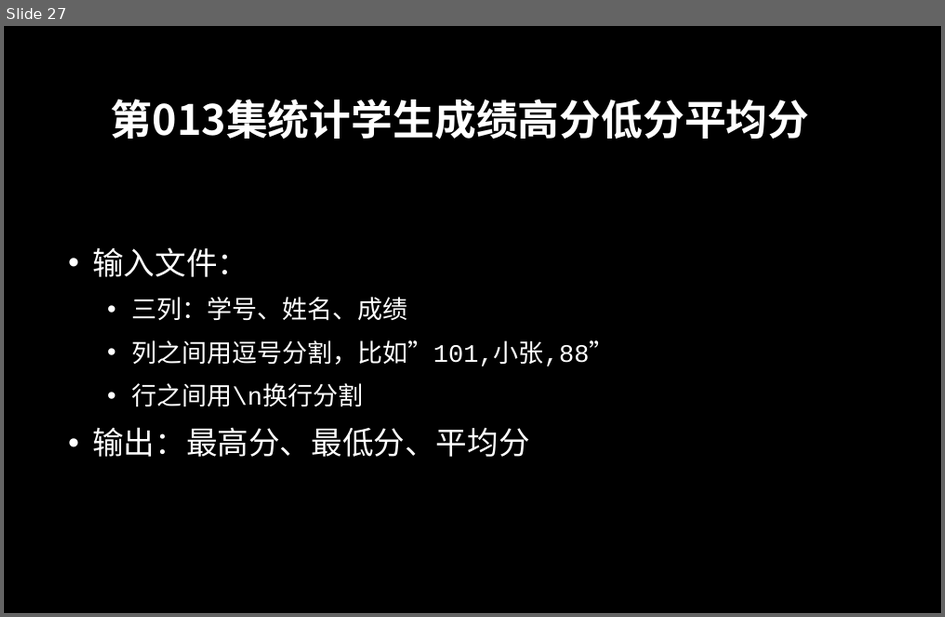
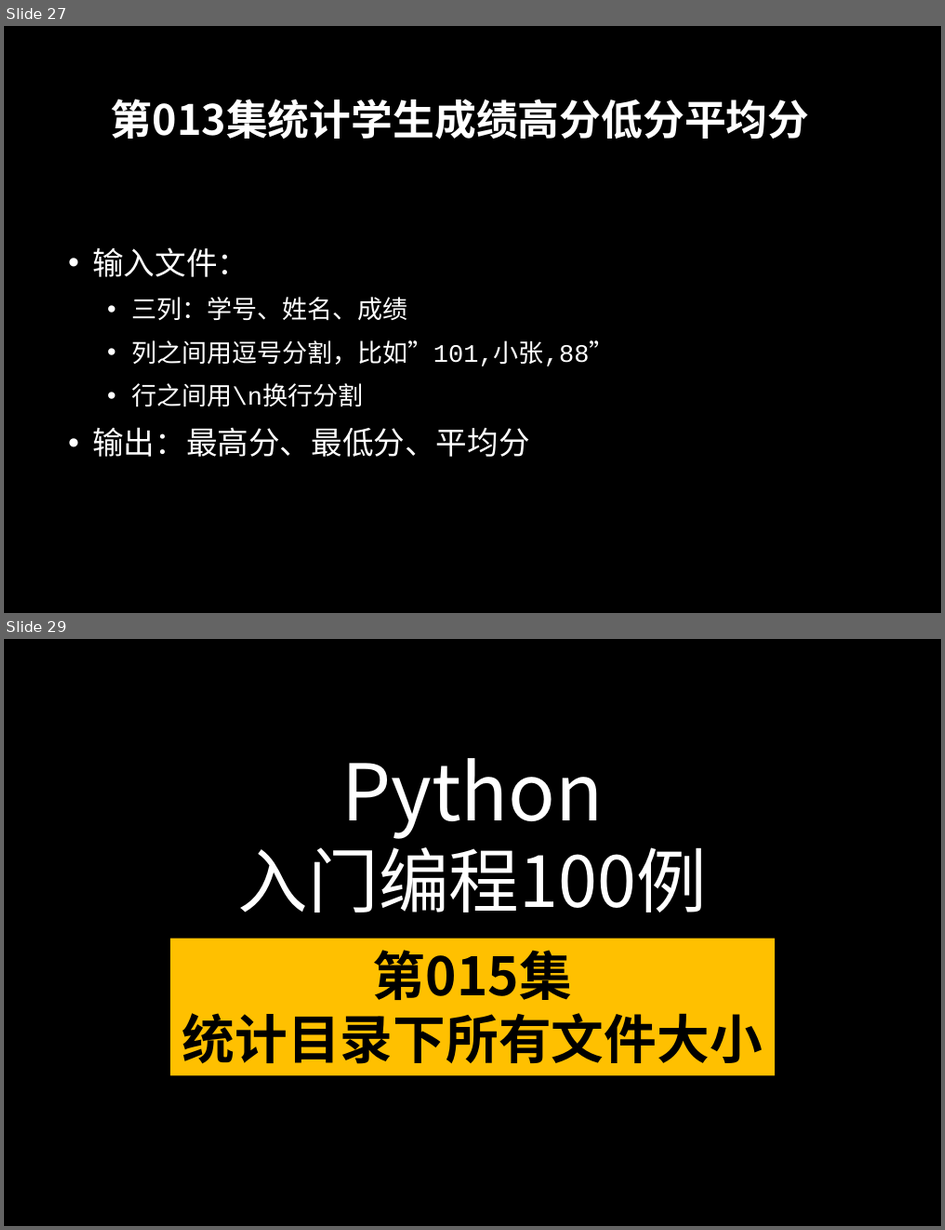
Before and after one commit to peiss/ant-learn-python-100P, a slide deck: docs/Python入门编程100例.pptx. Shown one above the other, each under a label of ours: slide 27 before the commit, slides 27 and 29 after it; the slides between them are not shown. The pictures are 945x617 and 945x1230 pixels, drawn with LibreOffice and Linux fonts; fonts in the diff are those of the drawing; background and template pictures are left out. Boxes give left, top, right and bottom in pixels: in the first picture for what was removed or moved away, otherwise in the second. Text is boxed around its words. In the diff, an @@ line names an element or a change of style, - is before the commit and + after.

```diff
--- a/docs/Python入门编程100例.pptx
+++ b/docs/Python入门编程100例.pptx
@@ slide 29 added at [4, 639, 941, 1226], background picture (left out) @@
@@ text added at [238, 758, 707, 912], 54 pt, text #FFFFFF @@
+Python
+入门编程100例
@@ rectangle added at [170, 938, 775, 1075], fill #FFC000, 40.5 pt, text #000000, bold @@
+第015集
+统计目录下所有文件大小
```
Also in this commit, not shown: 1 other slide added, 3 other files.
